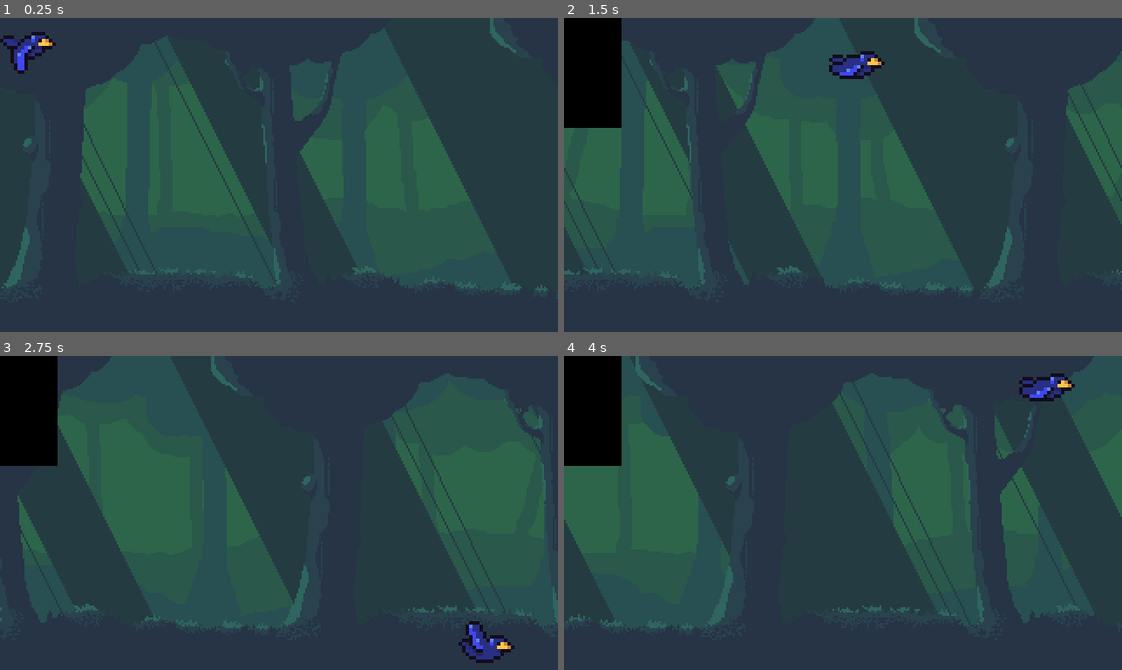
Above: before the commit, frames 1-4 (two rows, left to right).
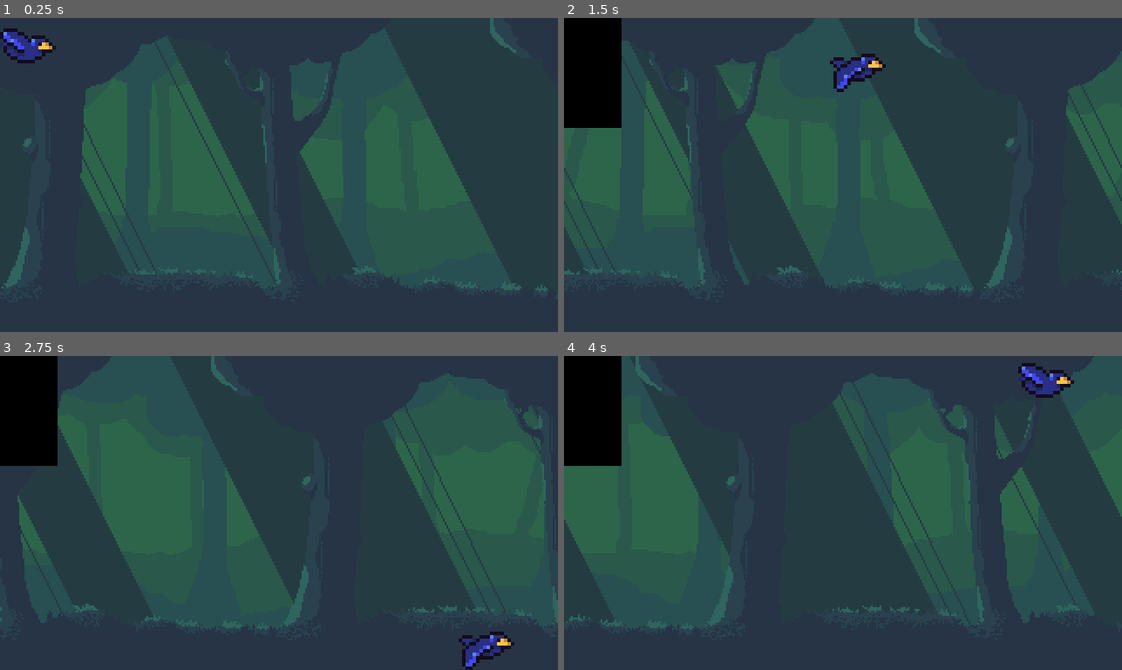
Above: after the commit, the same moments.

Repository: mikalooloo/skyvoyage
Game: Godot game, scene res://Game.tscn
The game is run twice, just before and just after one commit, with the same random seed, the same clock (stepped at 60 frames per second) and the same inputs.
Inputs:
- Up to frame 1 (0.25 s): no input
- Up to frame 2 (1.5 s): hold Right (ui_right) 0.53-1.28 s; hold Down (ui_down) from 1.28 s (still down)
- Up to frame 3 (2.75 s): release Down (ui_down) at 2.03 s; hold Right (ui_right) from 2.03 s (still down)
- Up to frame 4 (4 s): release Right (ui_right) at 2.78 s; hold Up (ui_up) 2.78-3.53 s; hold Left (ui_left) from 3.53 s (still down)

The runs differ from the first frame. In frame 1, 0.8% of the frame differs, in the area x 0-10%, y 3-18%; in frame 2, 0.6%; in frame 3, 0.8%, in the area x 82-93%, y 84-100%; in frame 4, 0.8%.

Commit message:
fixed stuttering

Diff:
--- a/SkyvoyageApp/Game.tscn
+++ b/SkyvoyageApp/Game.tscn
@@ -26,6 +26,10 @@
 
 [node name="Game" type="Node2D"]
 
+[node name="Camera2D" type="Camera2D" parent="."]
+anchor_mode = 0
+current = true
+
 [node name="Player" parent="." instance=ExtResource( 1 )]
 
 [node name="Forest" parent="." instance=ExtResource( 2 )]
--- a/SkyvoyageApp/Player.tscn
+++ b/SkyvoyageApp/Player.tscn
@@ -84,7 +84,7 @@
 scale = Vector2( 2, 2 )
 frames = SubResource( 14 )
 animation = "Fly"
-frame = 7
+frame = 2
 playing = true
 centered = false
 flip_h = true
--- a/SkyvoyageApp/biomes/Forest.tscn
+++ b/SkyvoyageApp/biomes/Forest.tscn
@@ -34,7 +34,6 @@
 [node name="ParallaxBackground" type="ParallaxBackground" parent="."]
 
 [node name="Layer1" type="ParallaxLayer" parent="ParallaxBackground"]
-motion_scale = Vector2( 0.8, 1 )
 motion_mirroring = Vector2( 320, 180 )
 
 [node name="Sprite" type="Sprite" parent="ParallaxBackground/Layer1"]
@@ -43,7 +42,6 @@
 centered = false
 
 [node name="Layer2" type="ParallaxLayer" parent="ParallaxBackground"]
-motion_scale = Vector2( 0.9, 1 )
 motion_mirroring = Vector2( 320, 180 )
 
 [node name="Sprite" type="Sprite" parent="ParallaxBackground/Layer2"]
@@ -60,7 +58,6 @@
 centered = false
 
 [node name="Layer4" type="ParallaxLayer" parent="ParallaxBackground"]
-motion_scale = Vector2( 0.9, 1 )
 motion_mirroring = Vector2( 320, 180 )
 
 [node name="Sprite" type="Sprite" parent="ParallaxBackground/Layer4"]
--- a/SkyvoyageApp/obstacles/TreeStump.tscn
+++ b/SkyvoyageApp/obstacles/TreeStump.tscn
@@ -1,11 +1,4 @@
-[gd_scene load_steps=6 format=2]
-
-[ext_resource path="res://MovingBackground.gdshader" type="Shader" id=1]
-
-[sub_resource type="ShaderMaterial" id=4]
-resource_local_to_scene = true
-shader = ExtResource( 1 )
-shader_param/scroll_speed = 0.2
+[gd_scene load_steps=4 format=2]
 
 [sub_resource type="Gradient" id=1]
 offsets = PoolRealArray( 0, 0.536313, 1 )
@@ -19,7 +12,6 @@
 extents = Vector2( 16.5, 31.5 )
 
 [node name="TreeStump" type="StaticBody2D"]
-material = SubResource( 4 )
 collision_layer = 2
 
 [node name="Sprite" type="Sprite" parent="."]
--- a/SkyvoyageApp/project.godot
+++ b/SkyvoyageApp/project.godot
@@ -19,7 +19,7 @@
 window/size/height=180
 window/size/test_width=960
 window/size/test_height=540
-window/stretch/mode="viewport"
+window/stretch/mode="2d"
 window/stretch/aspect="keep"
 
 [editor_plugins]
